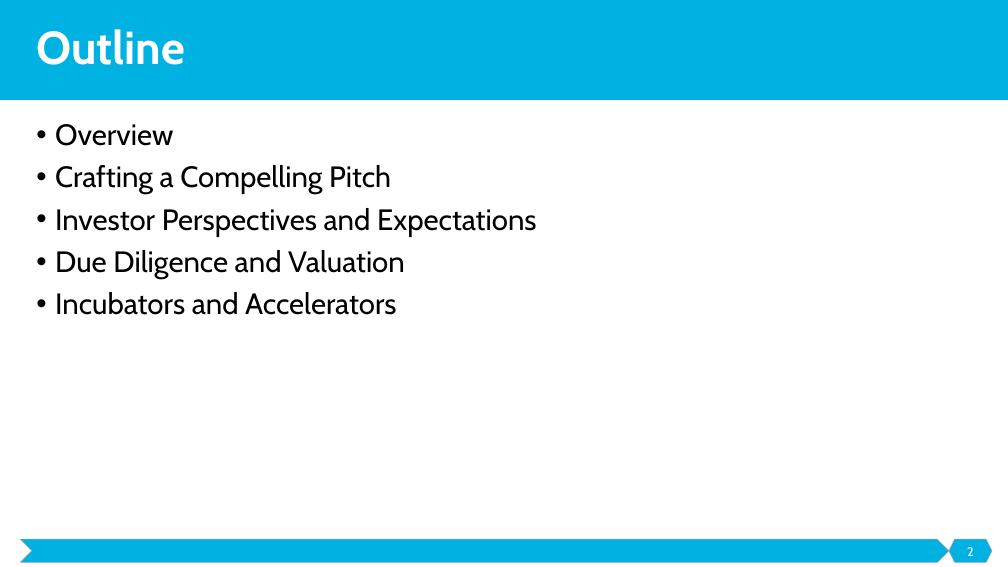
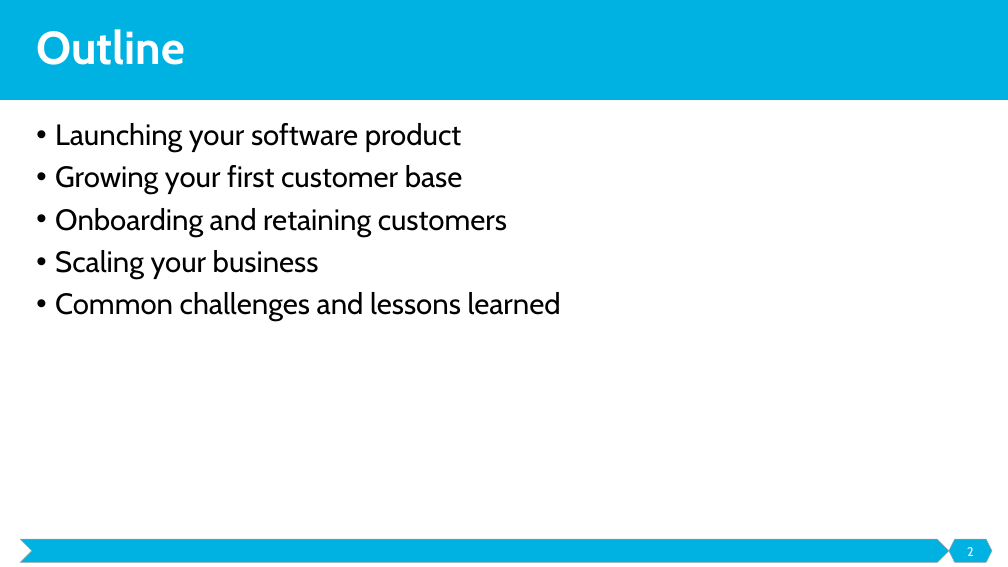
Before and after one commit to malenezi/malenezi, a slide deck: slide 2 of SE495/Lectures/6-Launching and Marketing/Launching and Marketing.pptx. Drawn at 1008x567 pixels with LibreOffice and Linux fonts; fonts in the diff are those of the drawing. Boxes give left, top, right and bottom in pixels: in the first picture for what was removed or moved away, otherwise in the second. Text is boxed around its words. In the diff, an @@ line names an element or a change of style, - is before the commit and + after.

```diff
--- a/SE495/Lectures/6-Launching and Marketing/Launching and Marketing.pptx
+++ b/SE495/Lectures/6-Launching and Marketing/Launching and Marketing.pptx
@@ text at <box>55,123,561,321</box>: text changed @@
-• Overview
-• Crafting a Compelling Pitch
-• Investor Perspectives and Expectations
-• Due Diligence and Valuation
-• Incubators and Accelerators
+• Launching your software product
+• Growing your first customer base
+• Onboarding and retaining customers
+• Scaling your business
+• Common challenges and lessons learned
```
Also in this commit, not shown: 40 slides added, 2 slides removed.
